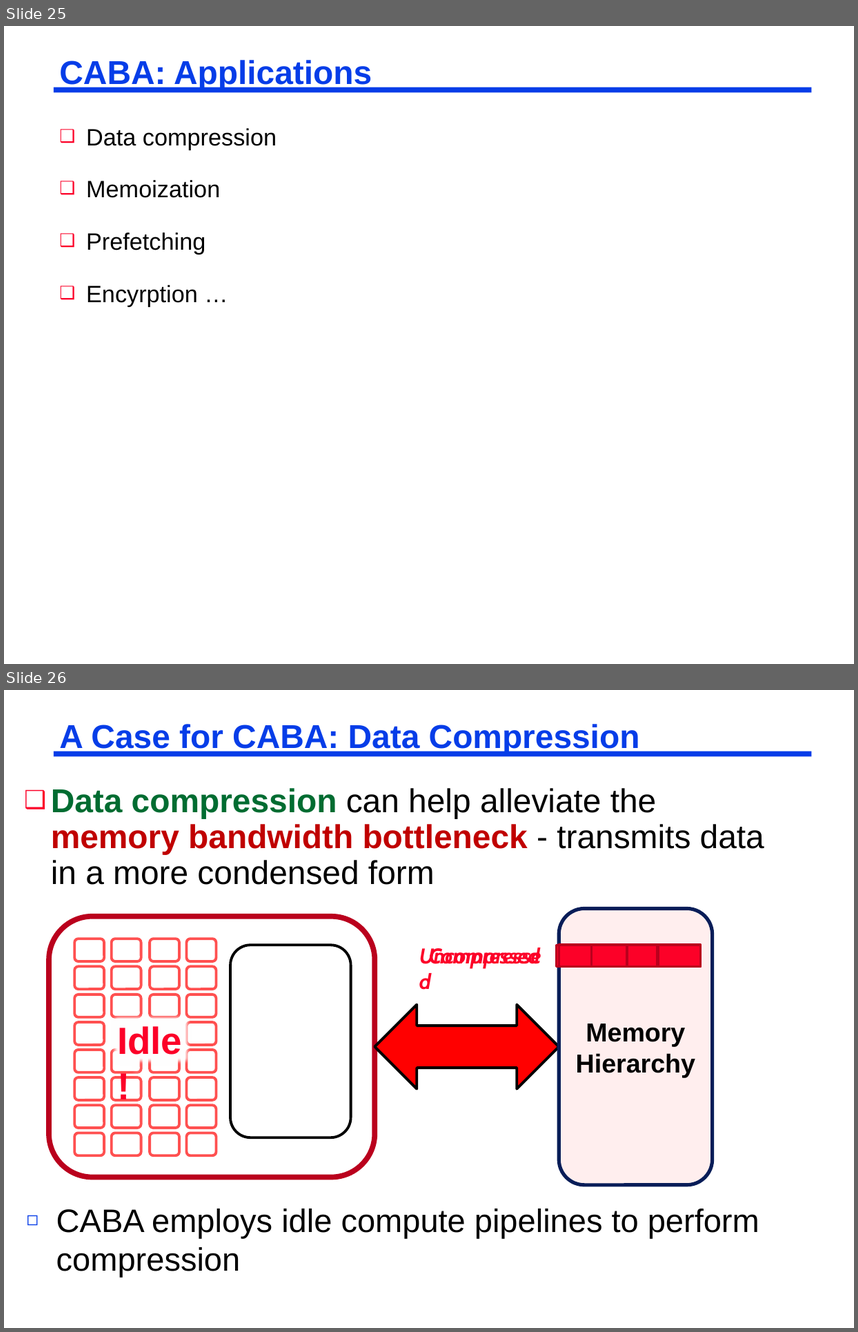
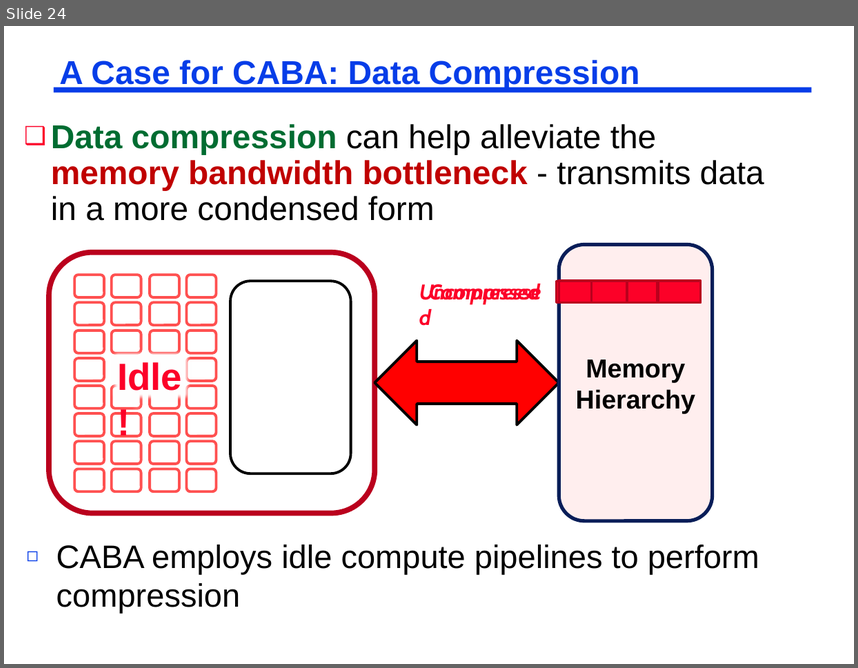
Before and after one commit to adwaitjog/adwaitjog.github.io, a slide deck: teach/acaces2018/acaces-2018-slides-lecture-3.pptx. Shown one above the other, each under a label of ours: slides 25 and 26 before the commit, slide 24 after it. The pictures are 858x1332 and 858x668 pixels, drawn with LibreOffice and Linux fonts; fonts in the diff are those of the drawing. Boxes give left, top, right and bottom in pixels: in the first picture for what was removed or moved away, otherwise in the second. Text is boxed around its words. In the diff, an @@ line names an element or a change of style, - is before the commit and + after.

```diff
--- a/teach/acaces2018/acaces-2018-slides-lecture-3.pptx
+++ b/teach/acaces2018/acaces-2018-slides-lecture-3.pptx
@@ slide 25 removed at [4,26,854,664], background #FFFFFF; not listed: 1 template element that a slide beside it also shows @@
@@ title removed at [59,60,372,90] @@
-CABA: Applications
@@ text removed at [86,128,277,306] @@
-❑ Data compression
-❑ Memoization
-❑ Prefetching
-❑ Encyrption …
@@ what was slide 26 is now slide 24 @@
```
Also in this commit, not shown: 1 slide changed, 1 other slide removed, 20 other files.
